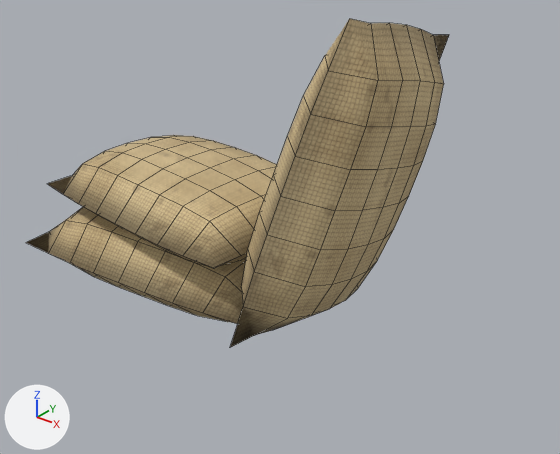
One commit to the Blender file blender/ricesacks.blend: the scene before it, then after it.
Before and after are seen from a 50 mm camera at (1.146, -1.078, 0.872) aimed at (0.294, -0.013, 0.211). Arrows for +X, +Y and +Z are at lower left; the lights stay in place. The picture after the commit comes second. Mesh edges are drawn as thin lines.

Names of what the first picture shows: 'RiceSack0', 'RiceSack1', 'RiceSack2'.
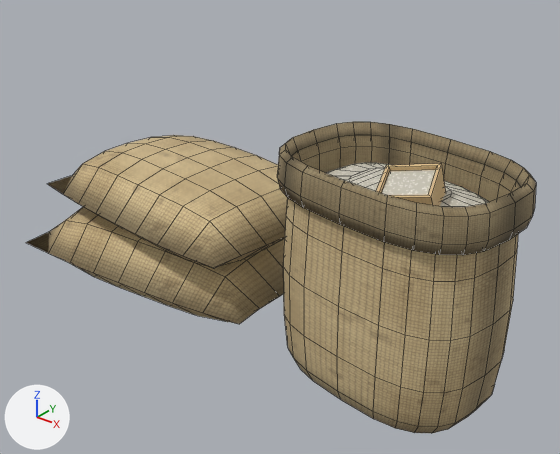
Edits to the bpy script that builds the scene:
```text
Remove ob_ricesack2:
    ob_ricesack2 = bpy.data.objects.new('RiceSack2', me_ricesack2)
Add ob_ricemasurice:
    ob_ricemasurice = bpy.data.objects.new('RiceMasuRice', me_ricemasurice)  # 4 vertices, 1 face; spans x -0.039..0.039, y -0.039..0.039, z 0.062; in mat_ricegrain (picture img_rice_grains)
    ob_ricemasurice.parent = ob_ricemasu
    ob_ricemasurice.location = (0.0, 0.0, 0.0)
Add ob_ricemasu:
    ob_ricemasu = bpy.data.objects.new('RiceMasu', me_ricemasu)  # 16 vertices, 12 faces; spans x -0.045..0.045, y -0.045..0.045, z 0.0..0.07; in mat_ricemasu (picture img_rice_masu)
    ob_ricemasu.parent = ob_ricesackopenset
    ob_ricemasu.location = (0.05, -0.02, 0.342)
    ob_ricemasu.rotation_euler = (0.244, -0.175, 0.436)  # degrees (14, -10, 25)
Add ob_ricesackopenset:
    ob_ricesackopenset = bpy.data.objects.new('RiceSackOpenSet', None)
    ob_ricesackopenset.parent = ob_ricesacks
    ob_ricesackopenset.location = (0.56, -0.03, 0.0)
    ob_ricesackopenset.rotation_euler = (0.0, 0.0, -0.14)  # degrees (0, 0, -8)
Add ob_ricesackrice:
    ob_ricesackrice = bpy.data.objects.new('RiceSackRice', me_ricesackrice)  # 72 vertices, 60 faces; spans x -0.183..0.183, y -0.125..0.125, z 0.34..0.374; in mat_ricegrain (picture img_rice_grains)
    ob_ricesackrice.parent = ob_ricesackopenset
    ob_ricesackrice.location = (0.0, 0.0, 0.0)
Add ob_ricesackin:
    ob_ricesackin = bpy.data.objects.new('RiceSackIn', me_ricesackin)  # 72 vertices, 48 faces; spans x -0.19..0.19, y -0.13..0.13, z 0.33..0.4; in mat_ricesackinside (picture img_rice_burlap_in)
    ob_ricesackin.parent = ob_ricesackopenset
    ob_ricesackin.location = (0.0, 0.0, 0.0)
Add ob_ricesackcuff:
    ob_ricesackcuff = bpy.data.objects.new('RiceSackCuff', me_ricesackcuff)  # 144 vertices, 120 faces; spans x -0.215..0.215, y -0.147..0.147, z 0.35..0.422; in mat_ricesackinside (picture img_rice_burlap_in)
    ob_ricesackcuff.parent = ob_ricesackopenset
    ob_ricesackcuff.location = (0.0, 0.0, 0.0)
Add ob_ricesackopen:
    ob_ricesackopen = bpy.data.objects.new('RiceSackOpen', me_ricesackopen)  # 144 vertices, 120 faces; spans x -0.203..0.203, y -0.139..0.139, z 0.0..0.4; in mat_ricesack (picture img_rice_burlap)
    ob_ricesackopen.parent = ob_ricesackopenset
    ob_ricesackopen.location = (0.0, 0.0, 0.0)
```

Where the change shows, as pixel boxes [x1, y1, x2, y2] in the pictures (560 x 454 px):
'RiceSack2', deleted (brown)
    before: [230, 19, 449, 348]
'RiceSackOpen', added (brown)
    after: [283, 198, 518, 433]
'RiceSackCuff', added (brown)
    after: [277, 122, 536, 255]
'RiceSackIn', added (brown)
    after: [292, 135, 520, 202]
'RiceSackRice', added
    after: [326, 163, 489, 207]
'RiceMasu', added (brown)
    after: [376, 163, 446, 206]
'RiceMasuRice', added
    after: [382, 170, 436, 195]
